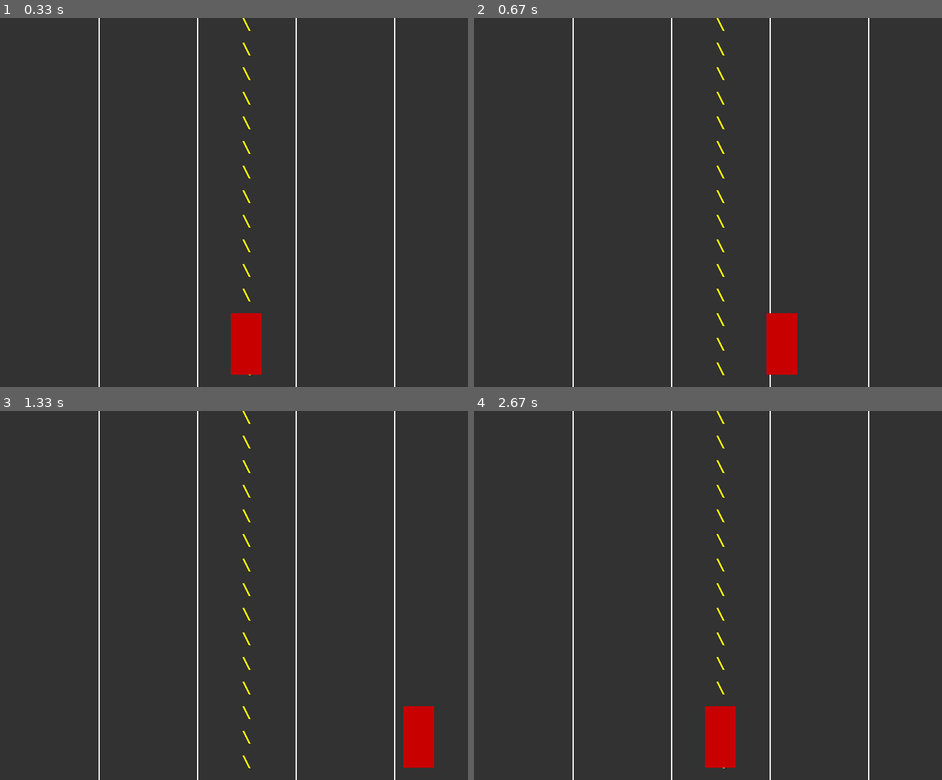
Above: before the commit, frames 1-4 (two rows, left to right).
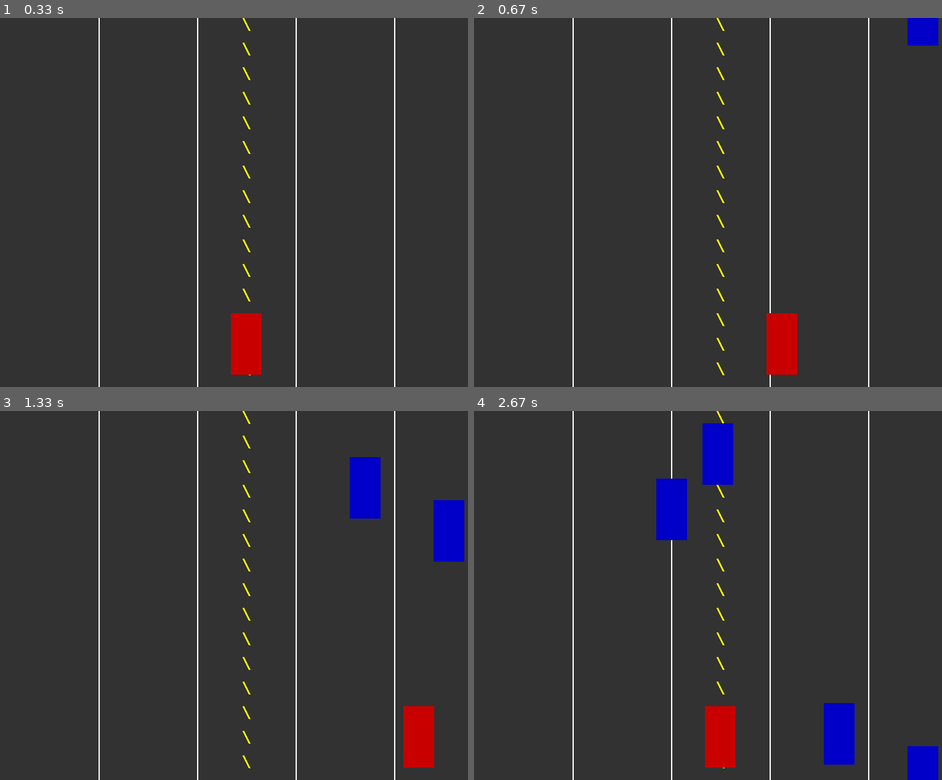
Above: after the commit, the same moments.

Repository: aknim/pygame-car-race
Game: pygame game, started from car_race.py
The game is run twice, just before and just after one commit, with the same random seed, the same clock (stepped at 60 frames per second) and the same inputs.
Inputs:
- Up to frame 1 (0.33 s): no input
- Up to frame 2 (0.67 s): hold Right from 0.33 s (still down)
- Up to frame 3 (1.33 s): release Right at 0.8 s; hold Right 0.83-1.3 s
- Up to frame 4 (2.67 s): hold Left 1.33-1.87 s; hold Left 1.9-2.3 s

Frame 1 is identical in both runs. In frame 2, 0.5% of the frame differs, in the area x 92-100%, y 0-8%; in frame 3, 2.2%; in frame 4, 3.9%, in the area x 38-100%, y 3-100%.

Commit message:
Day 1.3 Added obstacle cars with collision detection

Diff:
--- a/car_race.py
+++ b/car_race.py
@@ -1,5 +1,6 @@
 import pygame
 import sys
+import random
 
 pygame.init()
 
@@ -13,6 +14,7 @@
 GRAY = (50, 50, 50)
 YELLOW = (255, 255, 0)
 RED = (200, 0, 0)
+BLUE = (0, 0, 200)
 
 # Player car
 player_width = 50
@@ -20,6 +22,12 @@
 player_x = SCREEN_WIDTH // 2 - player_width // 2
 player_y = SCREEN_HEIGHT - player_height - 20
 player_speed = 5
+
+# Obstacle cars
+obstacle_width = 50
+obstacle_height = 100
+obstacle_speed = 5
+obstacles = []
 
 # Setup screen
 screen = pygame.display.set_mode((SCREEN_WIDTH, SCREEN_HEIGHT))
@@ -47,6 +55,30 @@
 
 def draw_player(x, y):
     pygame.draw.rect(screen, RED, (x, y, player_width, player_height))
+
+def generate_obstacle():
+    x = random.randint(0, SCREEN_WIDTH - obstacle_width)
+    y = - obstacle_height # start off-screen
+    return [x, y]
+
+def draw_obstacles():
+    for obstacle in obstacles:
+        pygame.draw.rect(screen, BLUE, (obstacle[0], obstacle[1], obstacle_width, obstacle_height))
+
+def update_obstacles():
+    for obstacle in obstacles:
+        obstacle[1] += obstacle_speed
+
+def detect_collision(player_x, player_y):
+    for obstacle in obstacles:
+        if (
+            obstacle[0] - player_width < player_x < obstacle[0] + obstacle_width and
+            obstacle[1] - player_height < player_y < obstacle[1] + obstacle_height
+
+        ):
+            return True
+    return False
+
 # Game loop
 running = True
 while running:
@@ -60,8 +92,22 @@
     if keys[pygame.K_RIGHT] and player_x < SCREEN_WIDTH - player_width:
         player_x += player_speed
 
+    # Generate obstacles randomly
+    if random.randint(1, 30) == 1: # Adjust frequency as needed
+        obstacles.append(generate_obstacle())
+
+    update_obstacles()
+
+    obstacles = [obstacle for obstacle in obstacles if obstacle[1] < SCREEN_HEIGHT]
+
+    # Check for collisions
+    if detect_collision(player_x, player_y):
+        print("Game Over!")
+        running = False
+
     draw_road()
     draw_player(player_x, player_y)
+    draw_obstacles()
 
     pygame.display.flip()
     clock.tick(FPS)
